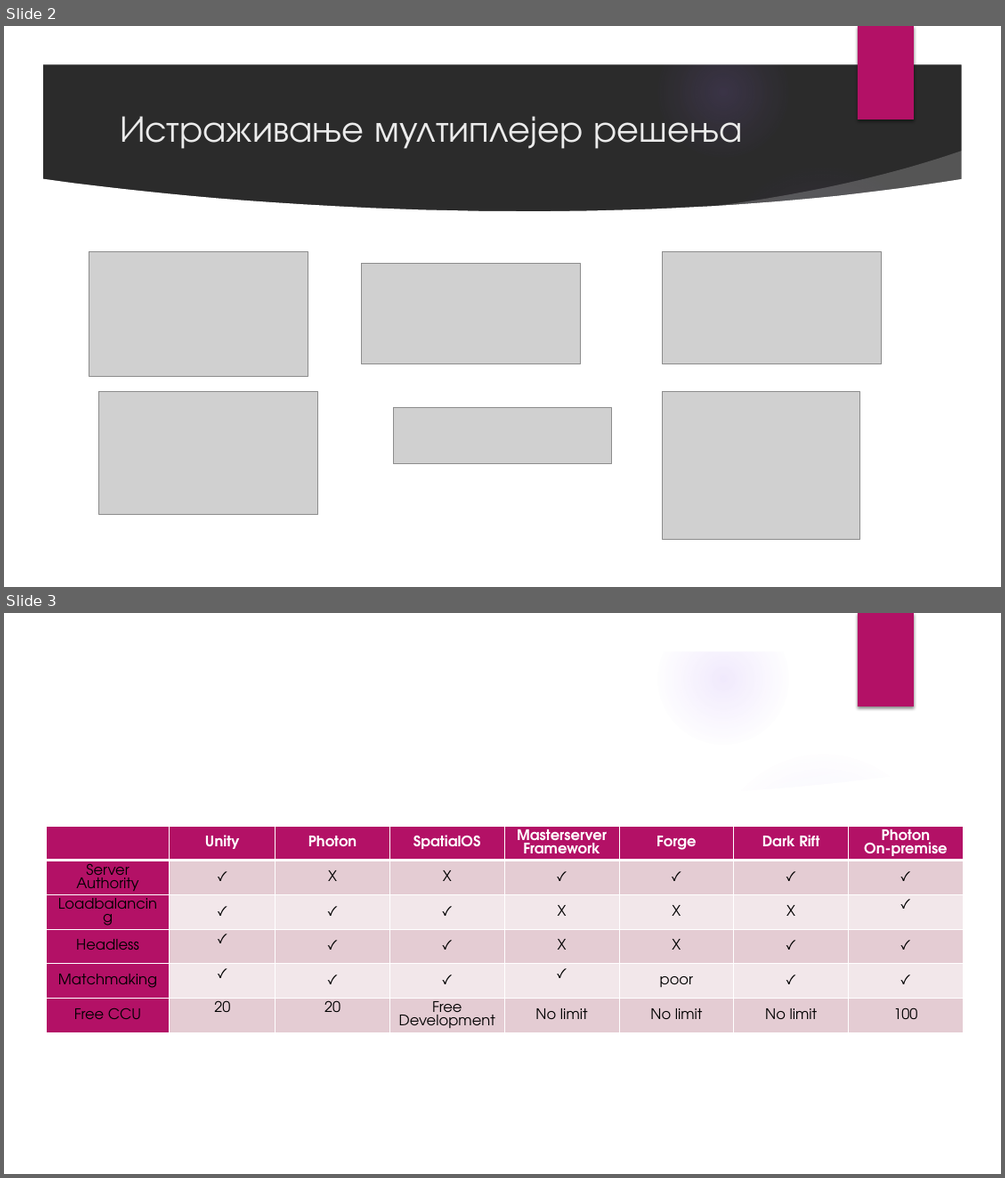
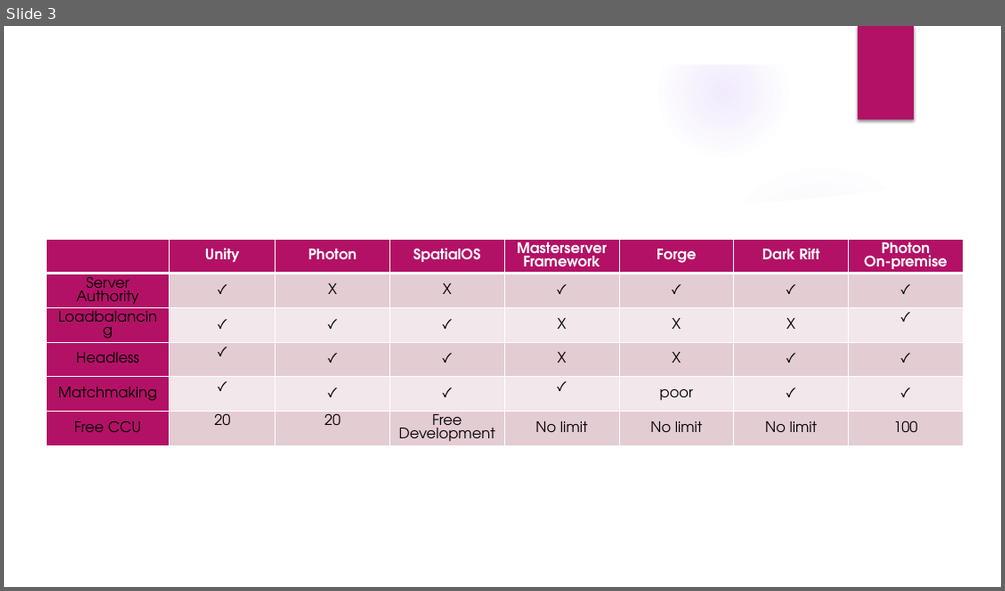
Before and after one commit to DavidManic/MineSweepersServer, a slide deck: Prezentacija.pptx. Shown one above the other, each under a label of ours: slides 2 and 3 before the commit, slide 3 after it. The pictures are 1005x1178 and 1005x591 pixels, drawn with LibreOffice and Linux fonts; fonts in the diff are those of the drawing; grey boxes stand for pictures; background and template pictures are left out; a plain dark background stands for a picture behind light text. Boxes give left, top, right and bottom in pixels: in the first picture for what was removed or moved away, otherwise in the second. Text is boxed around its words. In the diff, an @@ line names an element or a change of style, - is before the commit and + after.

```diff
--- a/Prezentacija.pptx
+++ b/Prezentacija.pptx
@@ slide 2 removed at (4,26,1001,587), background picture (left out); not listed: 9 template elements that a slide beside it also shows @@
@@ title removed at (120,116,742,149) @@
-Истраживање мултиплејер решења
@@ picture removed at (89,251,308,376) @@
@@ picture removed at (362,263,581,364) @@
@@ picture removed at (663,252,882,364) @@
@@ picture removed at (98,391,317,515) @@
@@ picture removed at (663,391,860,539) @@
@@ picture removed at (393,408,612,464) @@
```
Also in this commit, not shown: 4 slides changed, 13 slides added, 13 other slides removed, 1 other file.
